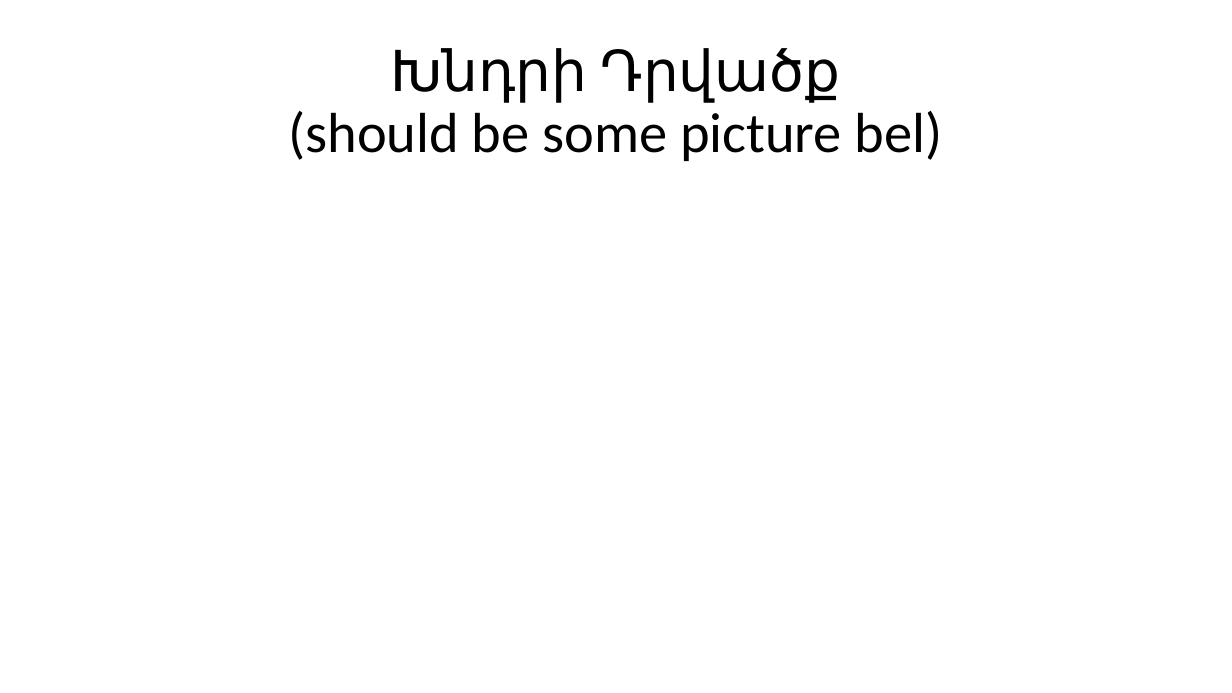
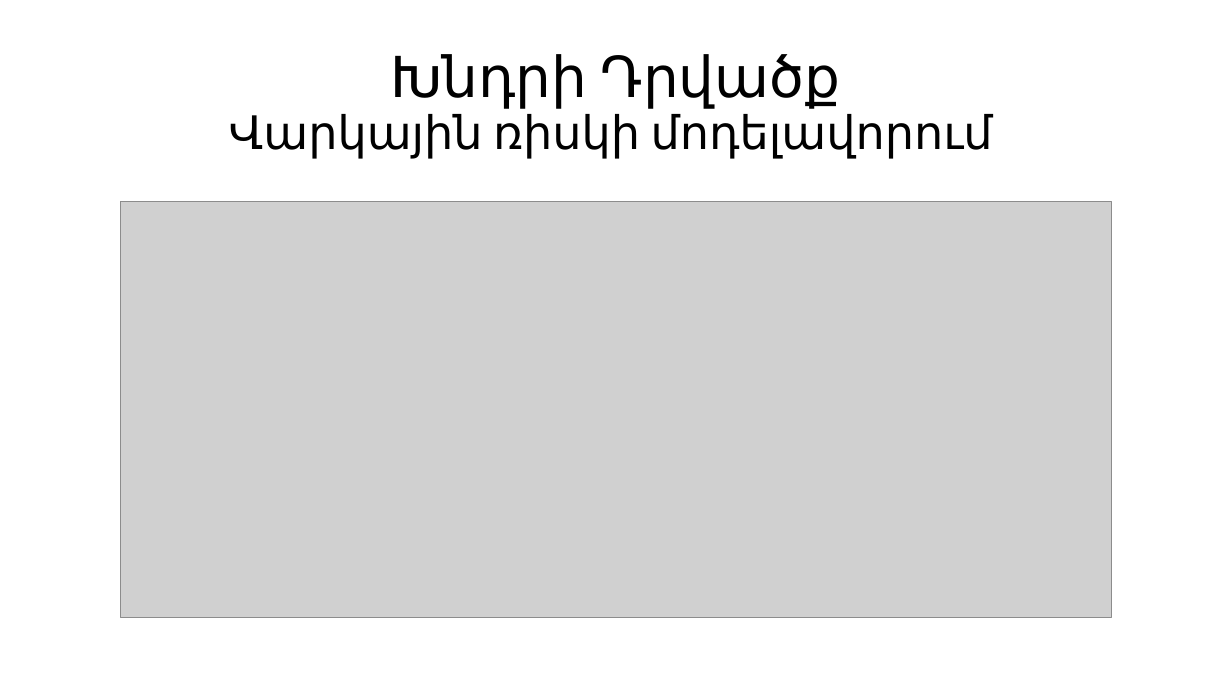
Before and after one commit to HHayk004/Diplomayin, a slide deck: slide 2 of 1 Tokosavorum.pptx. Drawn at 1232x693 pixels with LibreOffice and Linux fonts; fonts in the diff are those of the drawing; grey boxes stand for pictures. Boxes give left, top, right and bottom in pixels: in the first picture for what was removed or moved away, otherwise in the second. Text is boxed around its words. In the diff, an @@ line names an element or a change of style, - is before the commit and + after.

```diff
--- a/1 Tokosavorum.pptx
+++ b/1 Tokosavorum.pptx
@@ title at (x1=229, y1=54, x2=993, y2=159): text changed; size 44 to 36 pt @@
-Խնդրի Դրվածք
-(should be some picture bel)
+Խնդրի Դրվածք
+Վարկային ռիսկի մոդելավորում
@@ picture added at (x1=120, y1=201, x2=1111, y2=617) @@
```
Also in this commit, not shown: 3 other slides changed, 1 slide added, 1 slide removed, 1 other file.
